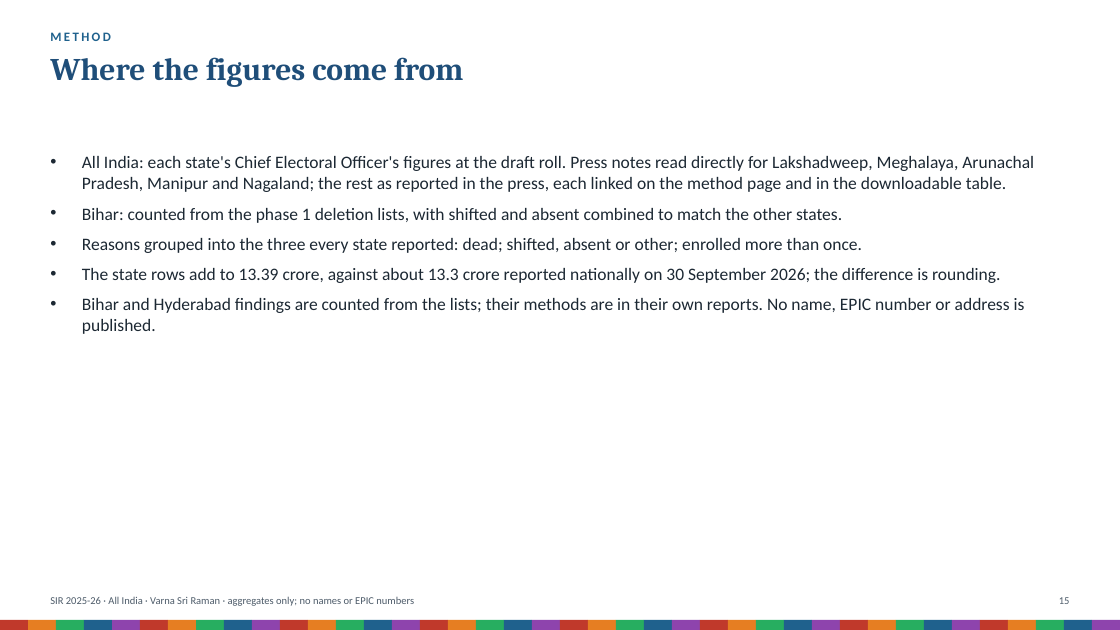
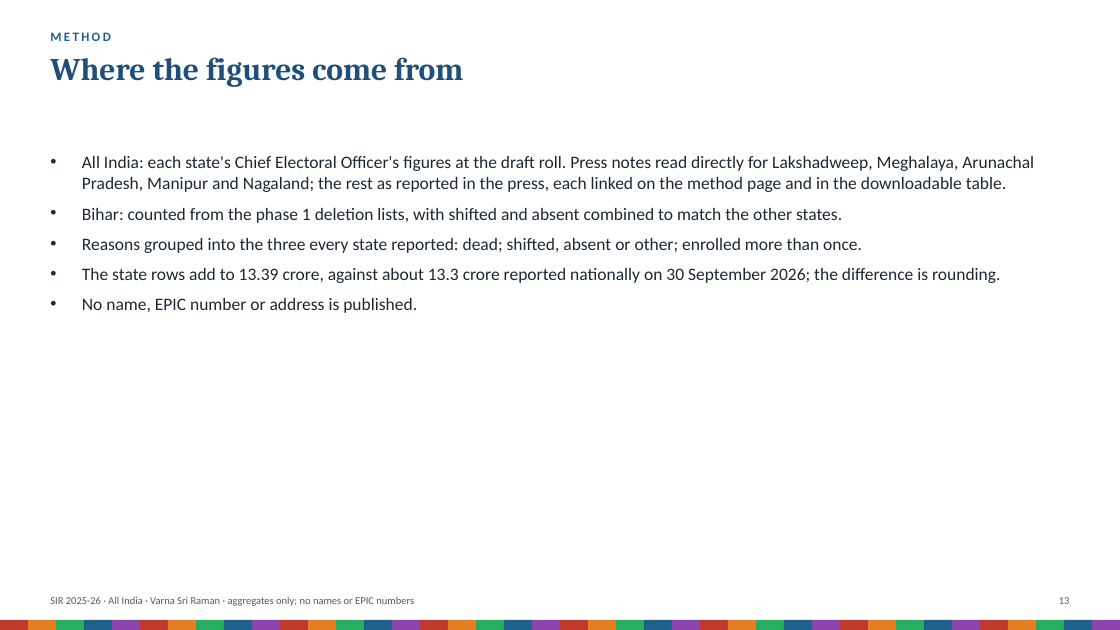
Before and after one commit to Varnasr/INDIA-DATA, a slide deck: slide 13 of reports/sir-india-deck.pptx (slide 15 before the commit). Drawn at 1120x630 pixels with LibreOffice and Linux fonts; fonts in the diff are those of the drawing. Boxes give left, top, right and bottom in pixels: in the first picture for what was removed or moved away, otherwise in the second. Text is boxed around its words. In the diff, an @@ line names an element or a change of style, - is before the commit and + after.

```diff
--- a/reports/sir-india-deck.pptx
+++ b/reports/sir-india-deck.pptx
@@ text at (82,298,417,313): text changed @@
-• Bihar and Hyderabad findings are counted from the lists; their methods are in their own reports. No name, EPIC number or address is published.
+• No name, EPIC number or address is published.
```
Also in this commit, not shown: 4 other slides changed, 2 slides removed, 9 other files.
